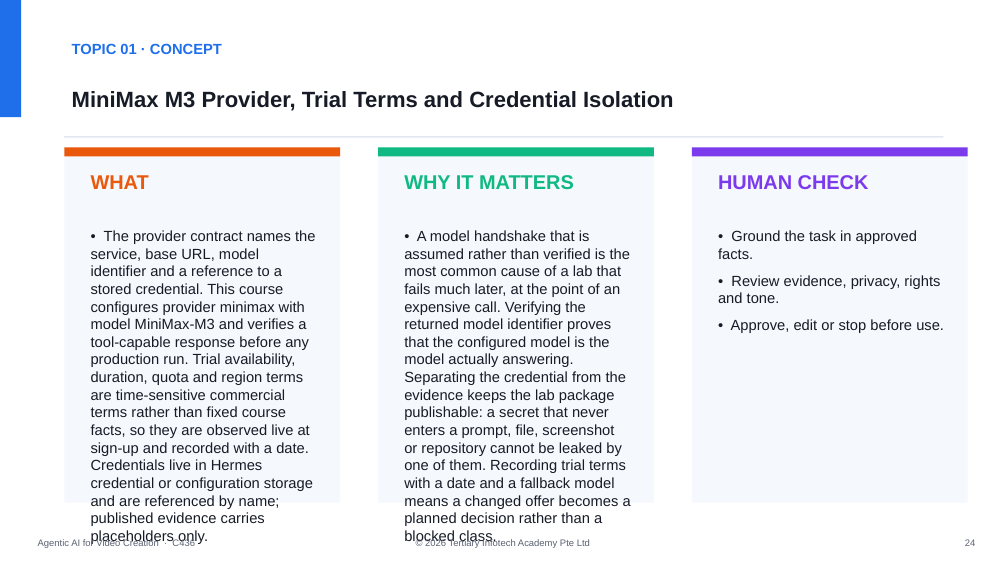
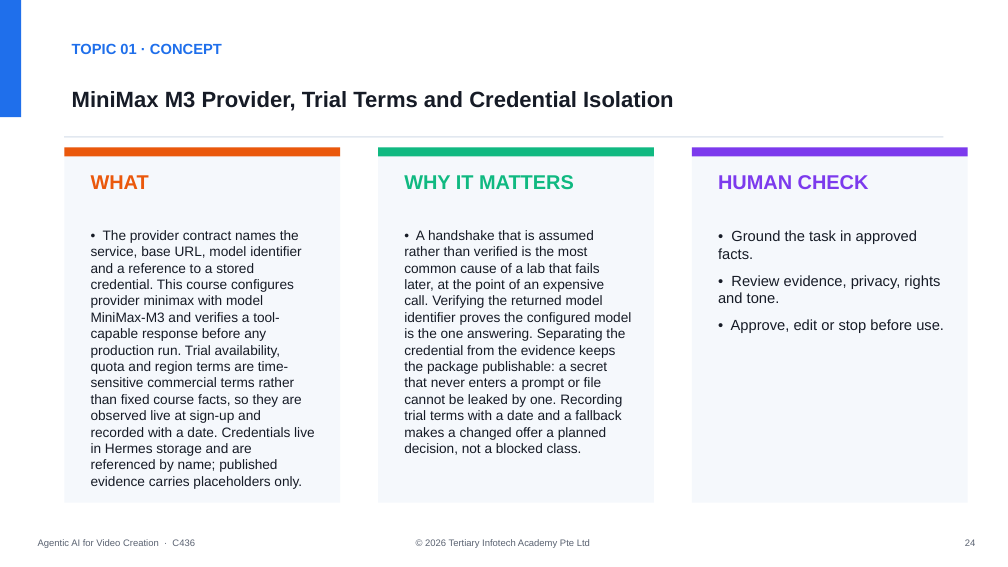
Before and after one commit to tertiarycourses/C436-Agentic-AI-for-Video-Creation, a slide deck: slide 25 of courseware/Agentic AI for Video Creation-v2.0.pptx. Drawn at 1008x567 pixels with LibreOffice and Linux fonts; fonts in the diff are those of the drawing. Boxes give left, top, right and bottom in pixels: in the first picture for what was removed or moved away, otherwise in the second. Text is boxed around its words. In the diff, an @@ line names an element or a change of style, - is before the commit and + after.

```diff
--- a/courseware/Agentic AI for Video Creation-v2.0.pptx
+++ b/courseware/Agentic AI for Video Creation-v2.0.pptx
@@ text at <box>91,230,314,489</box>: text changed; size 14 to 13 pt @@
-• The provider contract names the service, base URL, model identifier and a reference to a stored credential. This course configures provider minimax with model MiniMax-M3 and verifies a tool-capable response before any production run. Trial availability, duration, quota and region terms are time-sensitive commercial terms rather than fixed course facts, so they are observed live at sign-up and recorded with a date. Credentials live in Hermes credential or configuration storage and are referenced by name; published evidence carries placeholders only.
+• The provider contract names the service, base URL, model identifier and a reference to a stored credential. This course configures provider minimax with model MiniMax-M3 and verifies a tool-capable response before any production run. Trial availability, quota and region terms are time-sensitive commercial terms rather than fixed course facts, so they are observed live at sign-up and recorded with a date. Credentials live in Hermes storage and are referenced by name; published evidence carries placeholders only.
@@ text at <box>404,230,631,455</box>: text changed; size 14 to 13 pt @@
-• A model handshake that is assumed rather than verified is the most common cause of a lab that fails much later, at the point of an expensive call. Verifying the returned model identifier proves that the configured model is the model actually answering. Separating the credential from the evidence keeps the lab package publishable: a secret that never enters a prompt, file, screenshot or repository cannot be leaked by one of them. Recording trial terms with a date and a fallback model means a changed offer becomes a planned decision rather than a blocked class.
+• A handshake that is assumed rather than verified is the most common cause of a lab that fails later, at the point of an expensive call. Verifying the returned model identifier proves the configured model is the one answering. Separating the credential from the evidence keeps the package publishable: a secret that never enters a prompt or file cannot be leaked by one. Recording trial terms with a date and a fallback makes a changed offer a planned decision, not a blocked class.
```
Also in this commit, not shown: 11 other slides changed, 8 other files.
